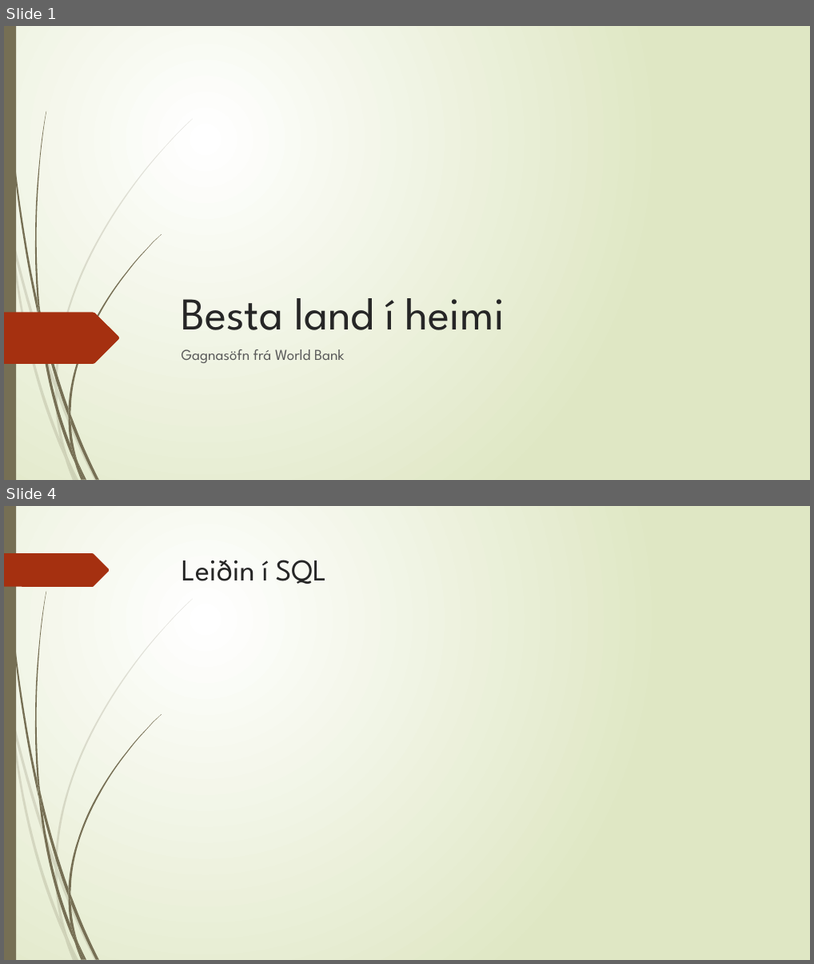
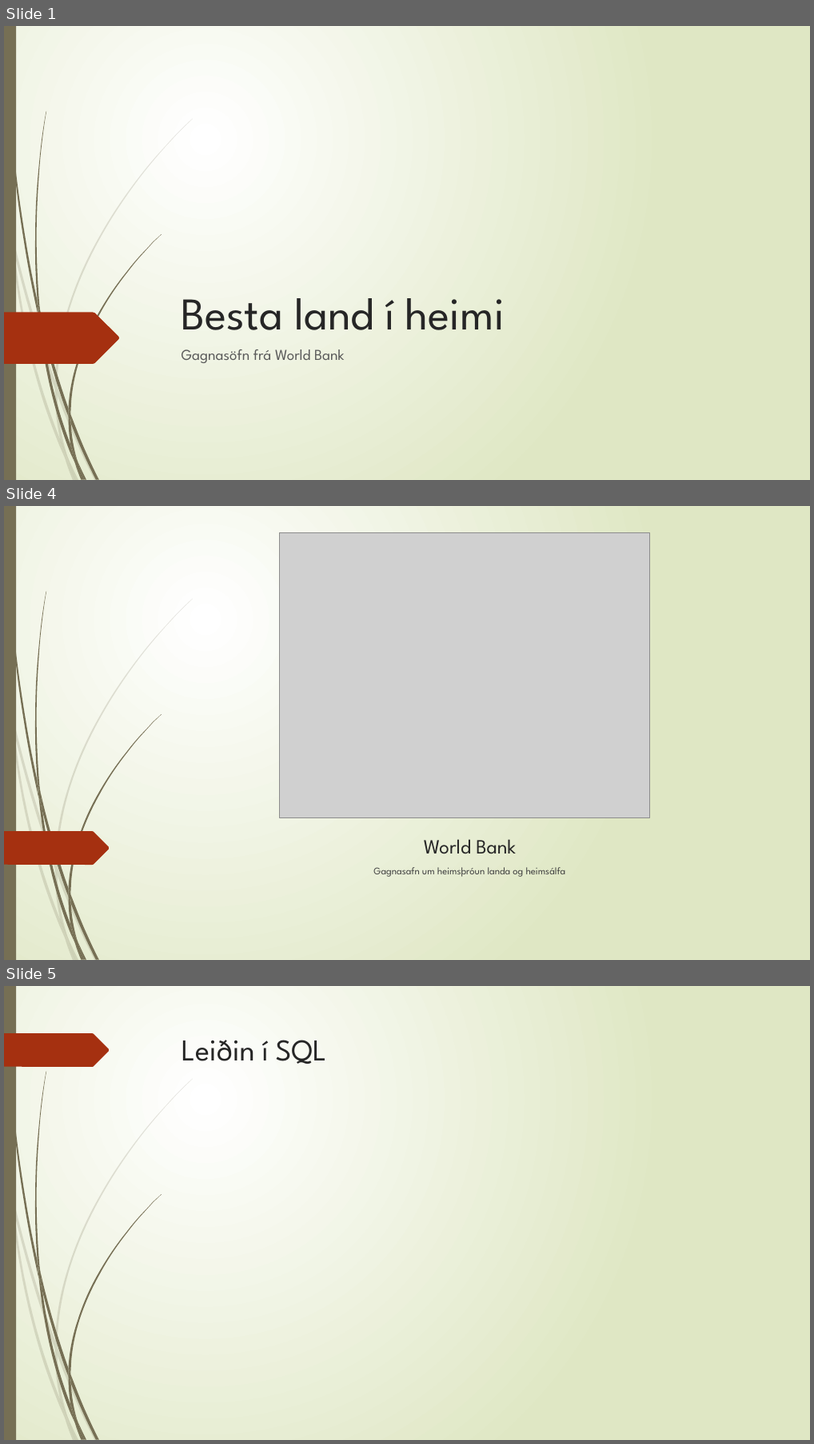
Before and after one commit to thortom/T-316-GAVI, a slide deck: Verkefni3/Kynning.pptx. Shown one above the other, each under a label of ours: slides 1 and 4 before the commit, slides 1, 4 and 5 after it; the slides between them are not shown. The pictures are 814x964 and 814x1444 pixels, drawn with LibreOffice and Linux fonts; fonts in the diff are those of the drawing; grey boxes stand for pictures. Boxes give left, top, right and bottom in pixels: in the first picture for what was removed or moved away, otherwise in the second. Text is boxed around its words. In the diff, an @@ line names an element or a change of style, - is before the commit and + after.

```diff
--- a/Verkefni3/Kynning.pptx
+++ b/Verkefni3/Kynning.pptx
@@ slide 4 added at (x1=4, y1=506, x2=810, y2=960), background gradient #FFFFFF to #DFE8C4; not listed: 23 template elements that a slide beside it also shows @@
@@ picture added at (x1=280, y1=532, x2=650, y2=817) @@
@@ freeform shape added at (x1=4, y1=831, x2=110, y2=864), fill #A53010 @@
@@ title added at (x1=424, y1=839, x2=516, y2=854), 24 pt, text #262626 @@
+World Bank
@@ text added at (x1=374, y1=867, x2=566, y2=876), 12 pt, text #404040 @@
+Gagnasafn um heimsþróun landa og heimsálfa
@@ what was slide 4 is now slide 5 @@
```
Also in this commit, not shown: 3 slides changed, 4 other slides added, 2 slides removed.
